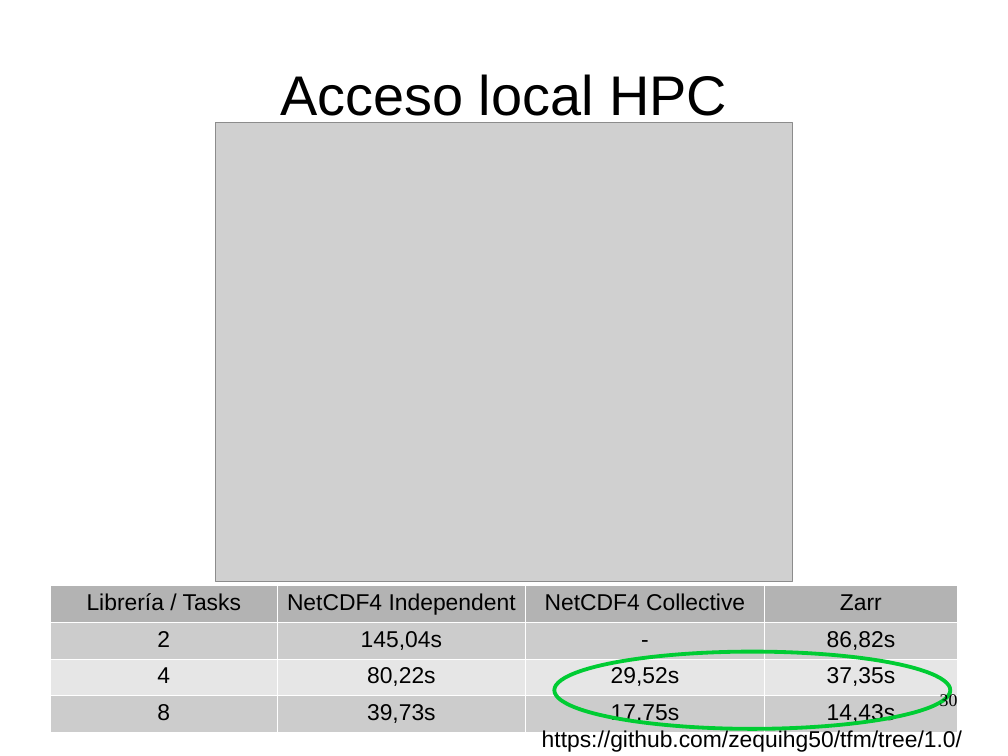
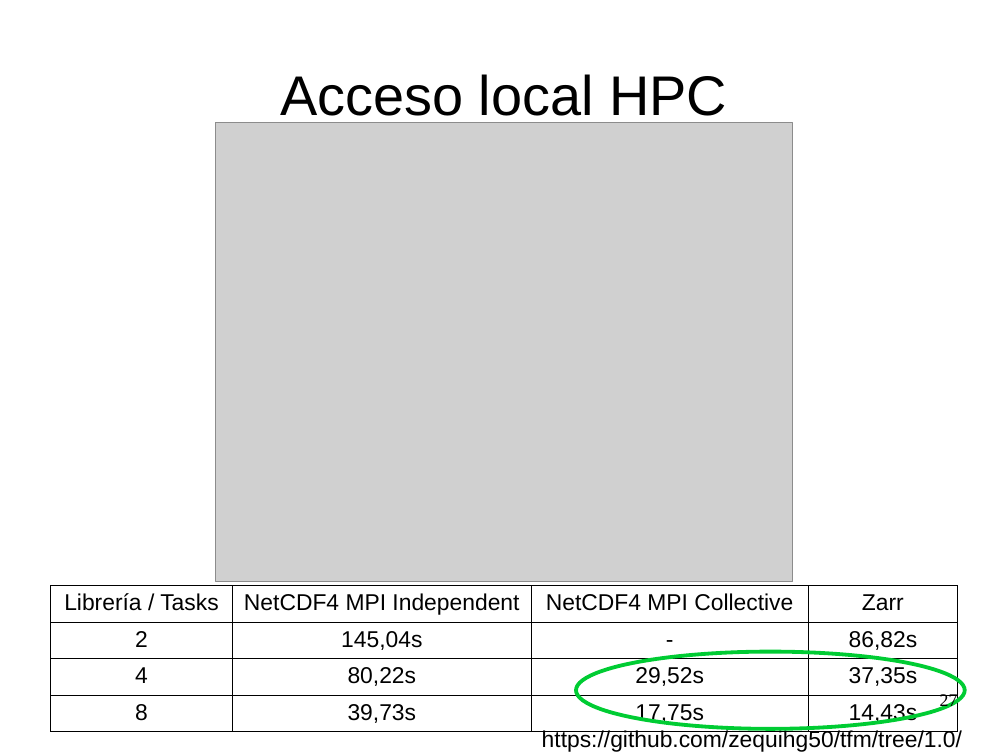
Before and after one commit to zequihg50/tfm, a slide deck: slide 27 of presentacion.odp (slide 30 before the commit). Drawn at 1008x756 pixels with LibreOffice and Linux fonts; fonts in the diff are those of the drawing; grey boxes stand for pictures. Boxes give left, top, right and bottom in pixels: in the first picture for what was removed or moved away, otherwise in the second. Text is boxed around its words. In the diff, an @@ line names an element or a change of style, - is before the commit and + after.

```diff
--- a/presentacion.odp
+++ b/presentacion.odp
@@ table at [50, 585, 957, 730] @@
-row 1, column 2: NetCDF4 Independent
+row 1, column 2: NetCDF4 MPI Independent
-row 1, column 3: NetCDF4 Collective
+row 1, column 3: NetCDF4 MPI Collective
@@ fill #B3B3B3 to none in row 1 @@
@@ fill #CCCCCC to none in 8 cells @@
@@ fill #E6E6E6 to none in row 3 @@
@@ borders changed @@
@@ ellipse: place and size @@
-ellipse at [554, 652, 950, 729]
+ellipse at [576, 652, 965, 729]
@@ page number at [940, 693, 958, 711]: text changed @@
-30
+27
```
Also in this commit, not shown: 16 other slides changed, 1 slide added, 4 slides removed, 1 other file.
